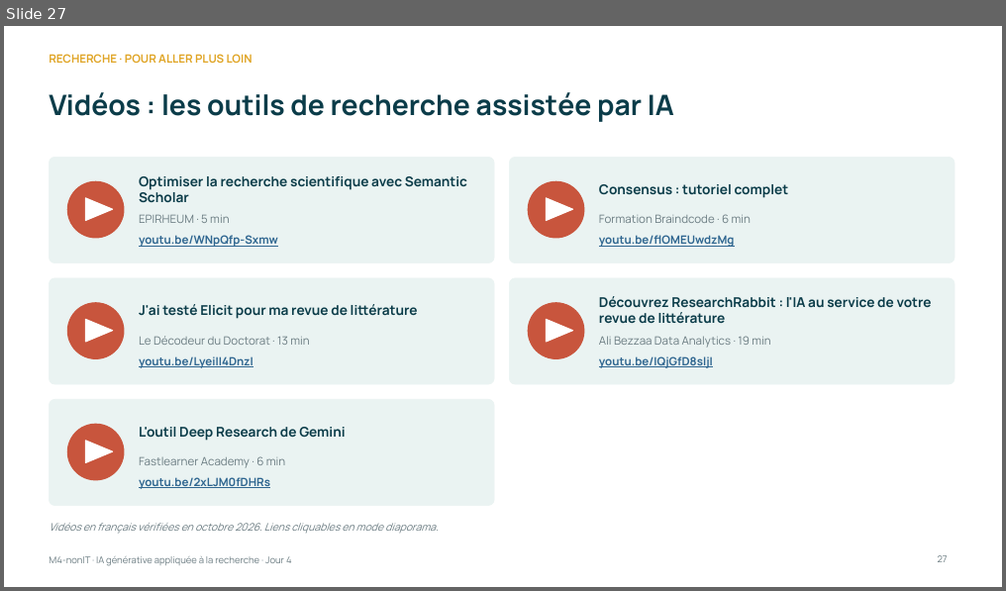
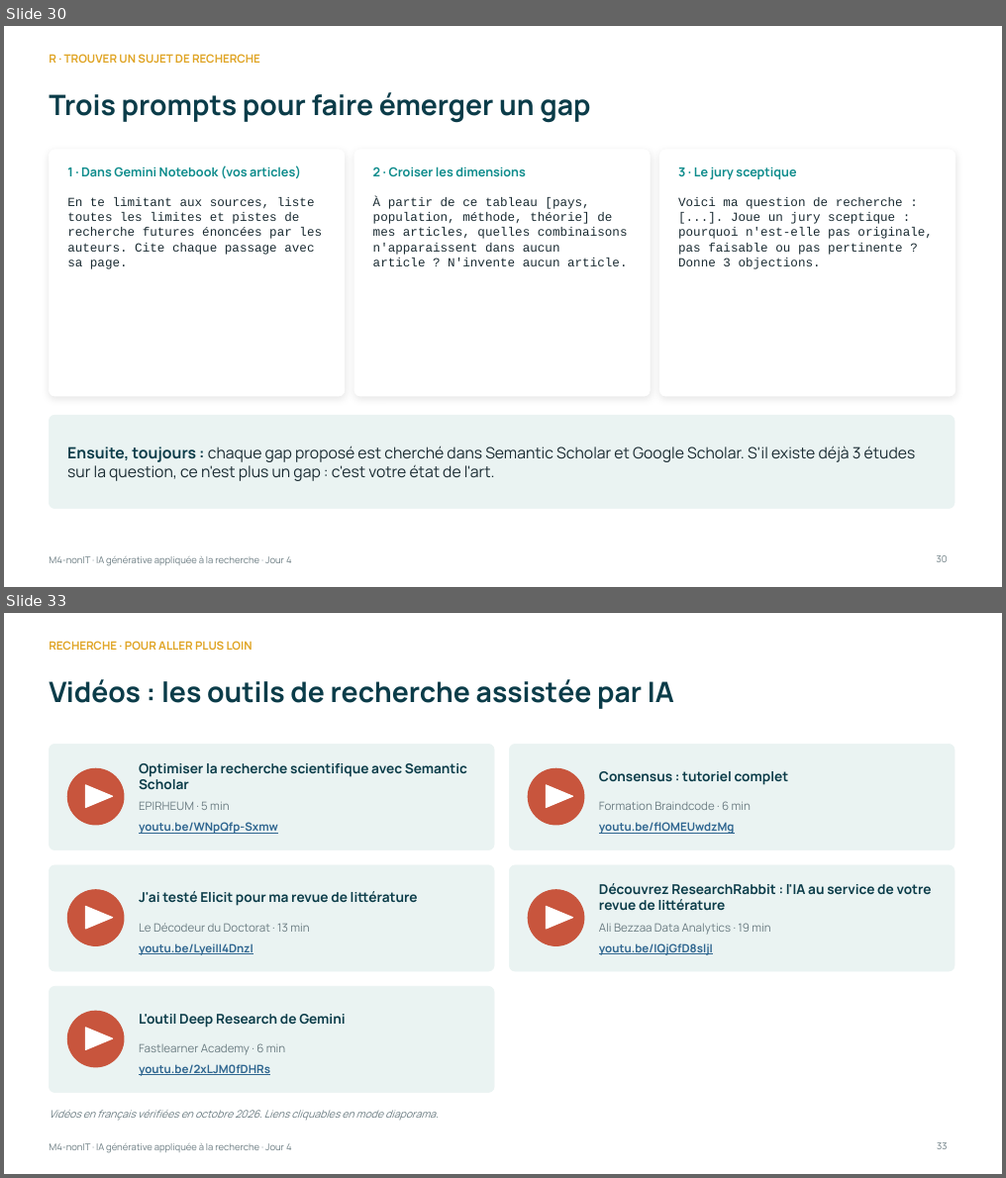
Before and after one commit to Amevi-isi/formation-chercheur-univ, a slide deck: module4_nonIT/M4-nonIT_IA_generative_appliquee.pptx. Shown one above the other, each under a label of ours: slide 27 before the commit, slides 30 and 33 after it; the slides between them are not shown. The pictures are 1006x591 and 1006x1178 pixels, drawn with LibreOffice and Linux fonts; fonts in the diff are those of the drawing. Boxes give left, top, right and bottom in pixels: in the first picture for what was removed or moved away, otherwise in the second. Text is boxed around its words. In the diff, an @@ line names an element or a change of style, - is before the commit and + after.

```diff
--- a/module4_nonIT/M4-nonIT_IA_generative_appliquee.pptx
+++ b/module4_nonIT/M4-nonIT_IA_generative_appliquee.pptx
@@ slide 30 added at <box>4,26,1002,587</box>, background #FFFFFF; not listed: 1 template element that a slide beside it also shows @@
@@ text added at <box>49,54,260,63</box>, 11 pt, text #E0A526, bold @@
+R · TROUVER UN SUJET DE RECHERCHE
@@ title added at <box>49,92,590,123</box>, 27 pt, text #0B3C49, bold @@
+Trois prompts pour faire émerger un gap
@@ rounded rectangle added at <box>49,150,345,396</box>, fill #FFFFFF, outline #FFFFFF 0.5 pt @@
@@ text added at <box>67,166,301,178</box>, 12 pt, text #0E8C8C, bold @@
+1 · Dans Gemini Notebook (vos articles)
@@ rounded rectangle added at <box>354,150,650,396</box>, fill #FFFFFF, outline #FFFFFF 0.5 pt @@
@@ text added at <box>373,167,526,176</box>, 12 pt, text #0E8C8C, bold @@
+2 · Croiser les dimensions
@@ rounded rectangle added at <box>659,150,955,396</box>, fill #FFFFFF, outline #FFFFFF 0.5 pt @@
@@ text added at <box>678,167,796,179</box>, 12 pt, text #0E8C8C, bold @@
+3 · Le jury sceptique
@@ text added at <box>67,197,322,270</box>, 12 pt, text #1A2B32 @@
+En te limitant aux sources, liste toutes les limites et pistes de recherche futures énoncées par les auteurs. Cite chaque passage avec sa page.
@@ text added at <box>373,197,628,267</box>, 12 pt, text #1A2B32 @@
+À partir de ce tableau [pays, population, méthode, théorie] de mes articles, quelles combinaisons n'apparaissent dans aucun article ? N'invente aucun article.
@@ text added at <box>678,197,933,270</box>, 12 pt, text #1A2B32 @@
+Voici ma question de recherche : [...]. Joue un jury sceptique : pourquoi n'est-elle pas originale, pas faisable ou pas pertinente ? Donne 3 objections.
@@ rounded rectangle added at <box>49,415,954,509</box>, fill #EAF3F2, outline #EAF3F2 0.5 pt @@
@@ text added at <box>67,446,916,481</box>, 15 pt, text #1A2B32 @@
+Ensuite, toujours : chaque gap proposé est cherché dans Semantic Scholar et Google Scholar. S'il existe déjà 3 études sur la question, ce n'est plus un gap : c'est votre état de l'art.
@@ page number added at <box>937,556,947,563</box>, 9 pt, text #6B7C82 @@
+30
@@ what was slide 27 is now slide 33 @@
@@ page number at <box>937,1143,946,1150</box>: text changed @@
-27
+33
```
Also in this commit, not shown: 15 slides changed, 6 other slides added, 6 other files.
